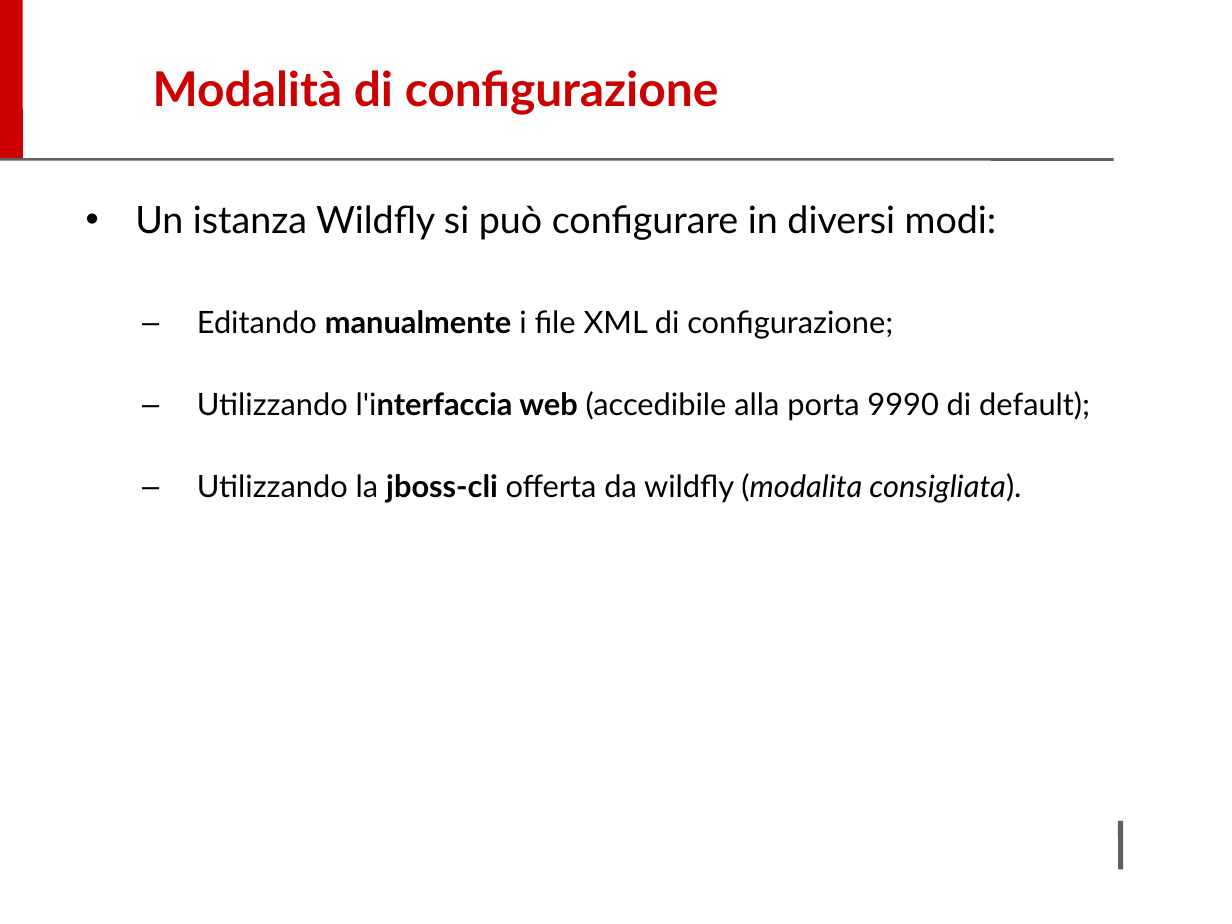
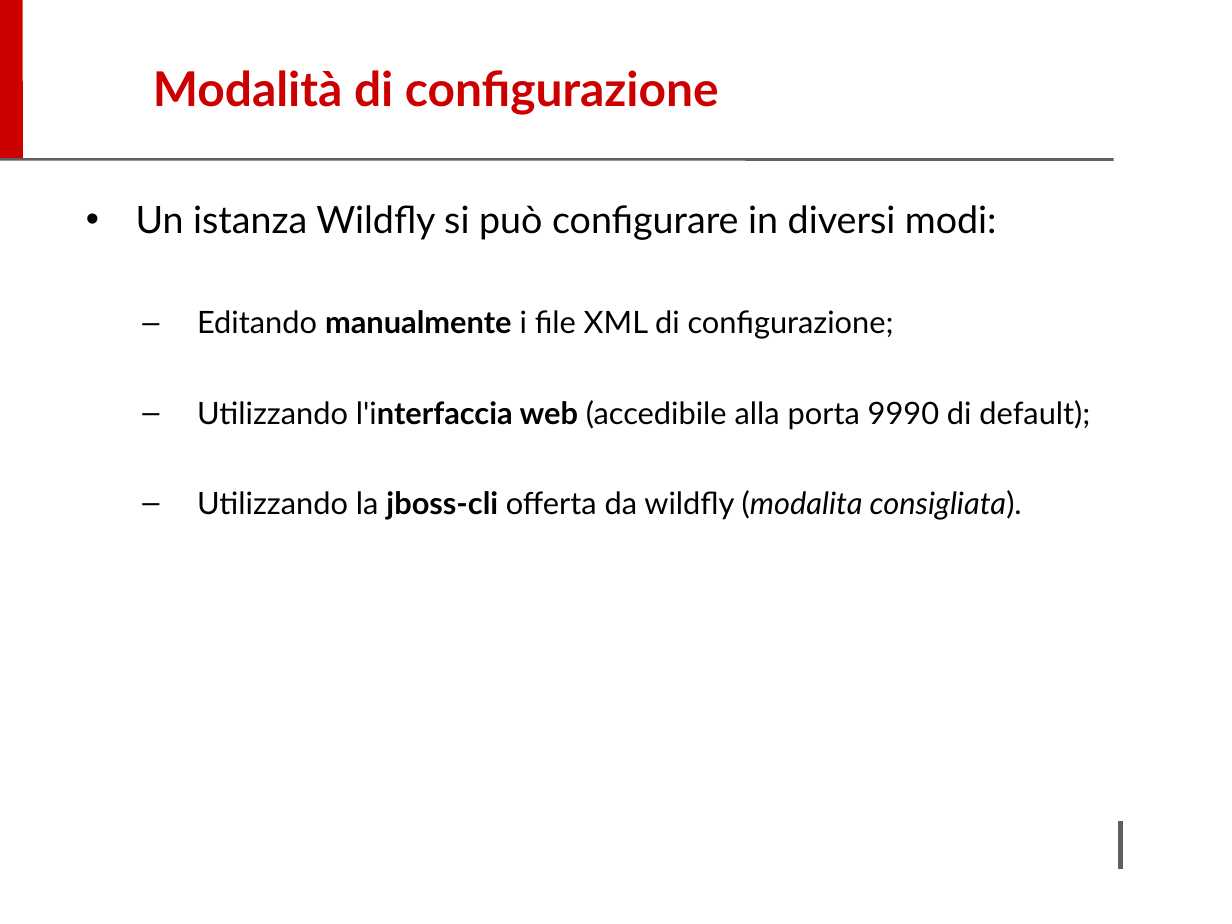
Before and after one commit to alebov/Ex-03-Wildfly, a slide deck: slide 3 of Esercitazione SD-M III.pptx. Drawn at 1232x924 pixels with LibreOffice and Linux fonts; fonts in the diff are those of the drawing; background and template pictures are left out. Boxes give left, top, right and bottom in pixels: in the first picture for what was removed or moved away, otherwise in the second. Text is boxed around its words. In the diff, an @@ line names an element or a change of style, - is before the commit and + after.

```diff
--- a/Esercitazione SD-M III.pptx
+++ b/Esercitazione SD-M III.pptx
@@ text "Un istanza Wildfly si può ..." rewrapped from (135, 205, 1090, 503) to (136, 205, 1090, 520) @@
```
Also in this commit, not shown: 9 other slides changed, 1 slide added.
